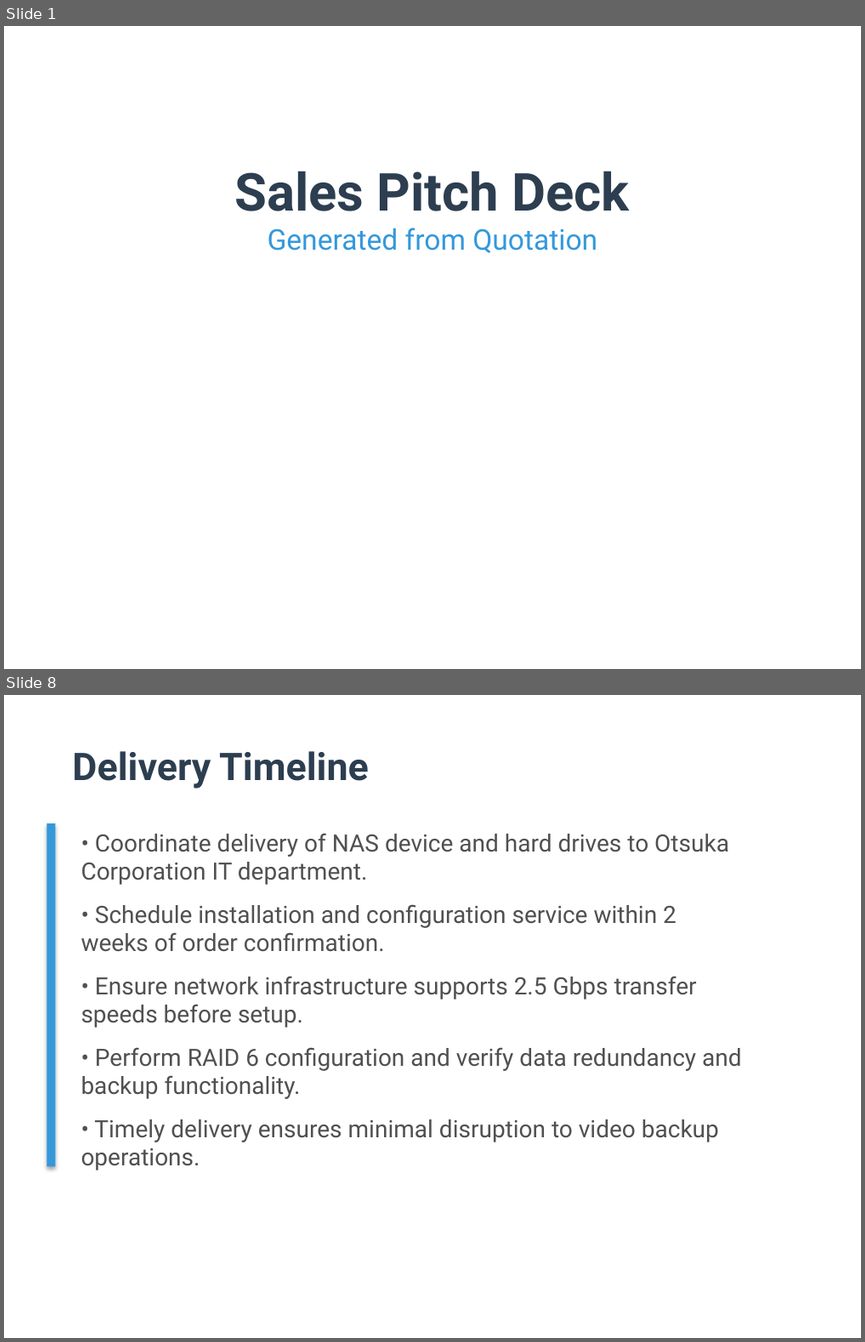
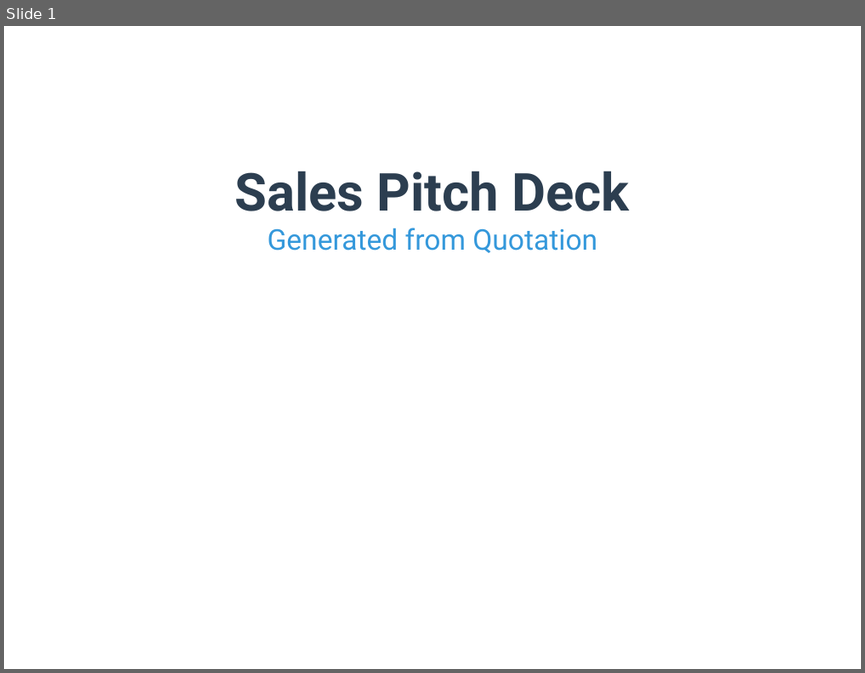
Before and after one commit to TejasGupta-27/b2b-sales-backend, a slide deck: Data/pitch_decks/pitch_deck_001.pptx. Shown one above the other, each under a label of ours: slides 1 and 8 before the commit, slide 1 after it; the slides between them are not shown. The pictures are 865x1342 and 865x673 pixels, drawn with LibreOffice and Linux fonts; fonts in the diff are those of the drawing. Boxes give left, top, right and bottom in pixels: in the first picture for what was removed or moved away, otherwise in the second. Text is boxed around its words. In the diff, an @@ line names an element or a change of style, - is before the commit and + after.

```diff
--- a/Data/pitch_decks/pitch_deck_001.pptx
+++ b/Data/pitch_decks/pitch_deck_001.pptx
@@ slide 8 removed at (4,695,861,1338), background #FFFFFF @@
@@ text removed at (72,751,369,789) @@
-Delivery Timeline
@@ rectangle removed at (46,823,55,1166) @@
@@ text removed at (81,833,741,1170) @@
-• Coordinate delivery of NAS device and hard drives to Otsuka Corporation IT department.
-• Schedule installation and configuration service within 2 weeks of order confirmation.
-• Ensure network infrastructure supports 2.5 Gbps transfer speeds before setup.
-• Perform RAID 6 configuration and verify data redundancy and backup functionality.
-• Timely delivery ensures minimal disruption to video backup operations.
```
Also in this commit, not shown: 1 slide changed, 8 slides added, 7 other slides removed, 13 other files.
